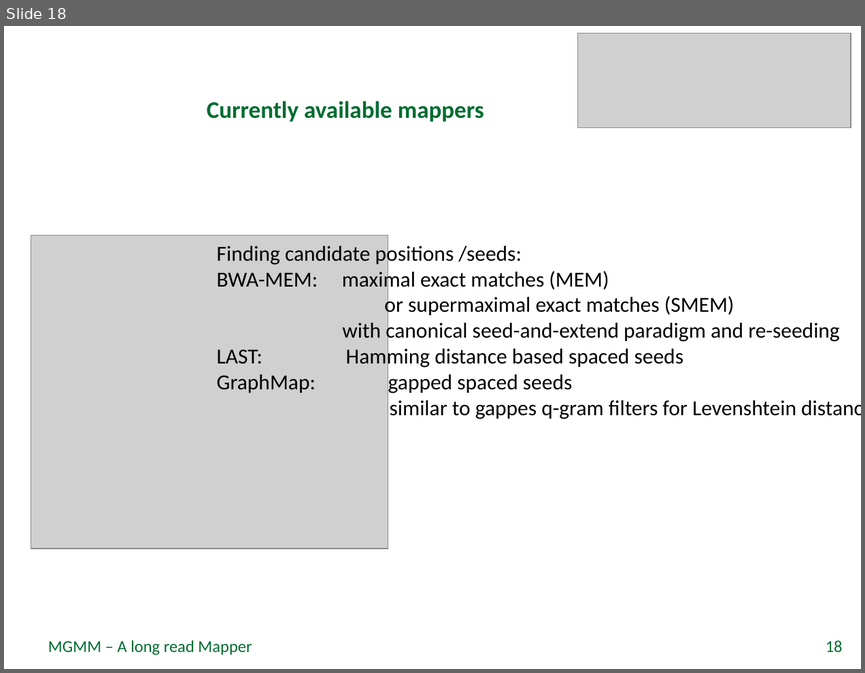
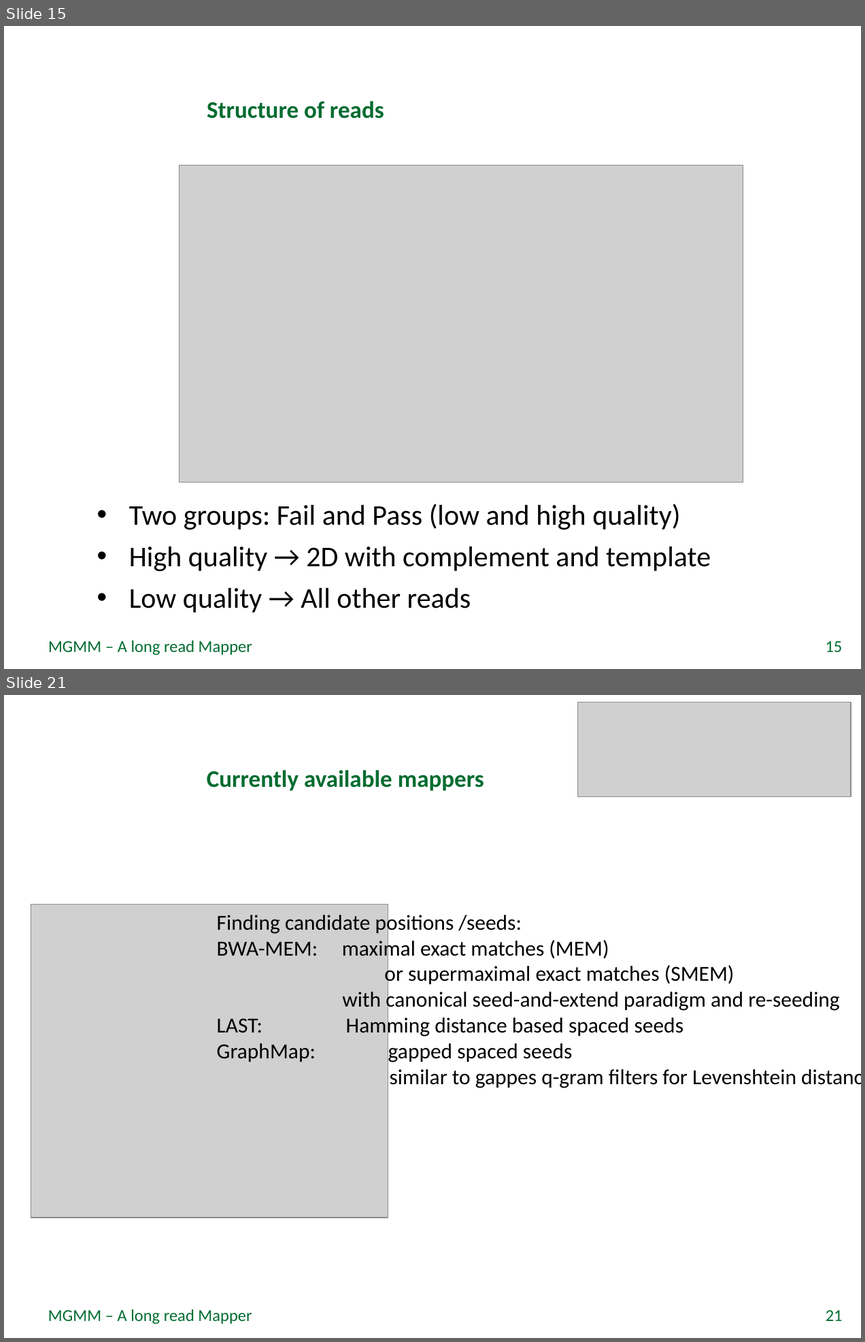
Before and after one commit to rfechtner/minions, a slide deck: Präsentation.pptx. Shown one above the other, each under a label of ours: slide 18 before the commit, slides 15 and 21 after it; the slides between them are not shown. The pictures are 865x673 and 865x1342 pixels, drawn with LibreOffice and Linux fonts; fonts in the diff are those of the drawing; grey boxes stand for pictures; background and template pictures are left out. Boxes give left, top, right and bottom in pixels: in the first picture for what was removed or moved away, otherwise in the second. Text is boxed around its words. In the diff, an @@ line names an element or a change of style, - is before the commit and + after.

```diff
--- a/Präsentation.pptx
+++ b/Präsentation.pptx
@@ slide 15 added at [4, 26, 861, 669], background picture (left out) @@
@@ title added at [207, 101, 384, 118], 20 pt, text #006C30, bold @@
+Structure of reads
@@ picture added at [179, 165, 743, 482] @@
@@ text added at [129, 503, 711, 612], 24 pt, text #000000 @@
+• Two groups: Fail and Pass (low and high quality)
+• High quality → 2D with complement and template
+• Low quality → All other reads
@@ text added at [48, 640, 252, 655], 14 pt, text #006C30 @@
+MGMM – A long read Mapper
@@ page number added at [825, 641, 842, 652], 14 pt, text #006C30 @@
+15
@@ what was slide 18 is now slide 21 @@
@@ page number at [825, 1310, 842, 1321]: text changed @@
-18
+21
```
Also in this commit, not shown: 8 slides changed, 14 other slides added, 1 other file.
